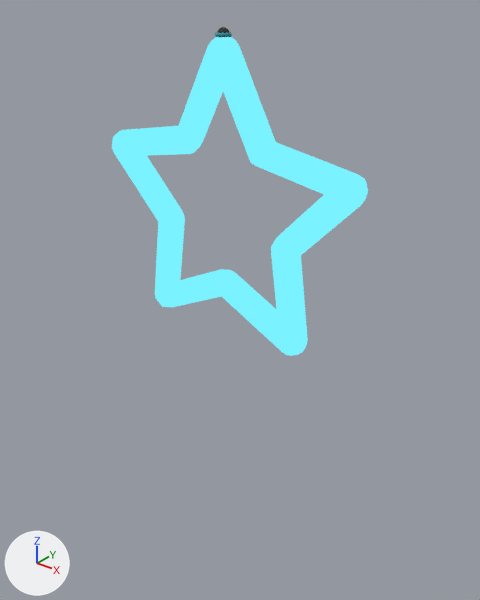
An edit to the glTF model tubeStar.gltf, drawn before and after from the same camera.
One viewpoint serves both versions: a 50 mm camera at (4.33, -5.16, 3.64) aimed at (0.03, 0.21, 0.31). Lighting does not change. The marker at lower left points along +X, +Y and +Z. Where no turn or scale is listed for an object, it has been applied to the vertices.

Before the edit, the objects in view are built like this:
```python
ob_capsule = bpy.data.objects.new('Capsule', me_mesh_0)
ob_capsule.location = (0.98, 0.0, 2.02)
ob_capsule_001 = bpy.data.objects.new('Capsule.001', me_mesh_1)
ob_capsule_001.location = (1.13, 0.0, 1.54)
ob_capsule_004 = bpy.data.objects.new('Capsule.004', me_mesh_3)
ob_capsule_004.location = (0.86, 0.0, 0.67)
ob_capsule_005 = bpy.data.objects.new('Capsule.005', me_mesh_4)
ob_capsule_005.location = (0.45, 0.0, 0.38)
ob_capsule_006 = bpy.data.objects.new('Capsule.006', me_mesh_5)
ob_capsule_006.location = (-0.46, 0.0, 0.38)
ob_capsule_007 = bpy.data.objects.new('Capsule.007', me_mesh_6)
ob_capsule_007.location = (-0.87, 0.0, 0.67)
ob_capsule_008 = bpy.data.objects.new('Capsule.008', me_mesh_7)
ob_capsule_008.location = (-1.15, 0.0, 1.54)
ob_capsule_009 = bpy.data.objects.new('Capsule.009', me_mesh_8)
ob_capsule_009.location = (-1.0, 0.0, 2.01)
ob_capsule_010 = bpy.data.objects.new('Capsule.010', me_mesh_9)
ob_capsule_010.location = (-0.25, 0.0, 2.56)
# also in view: 'Capsule.011' at (0.25, 0.0, 2.56)
```
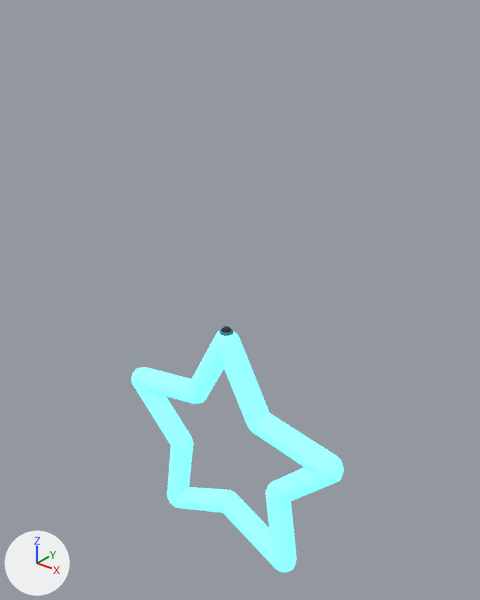
Edits to the bpy script that builds the scene:
```text
Change mat_material_0:
    remove # nodes: BsdfTransparent, Emission, LightPath, MixShader, OutputMaterial
    nodes: BsdfPrincipled, OutputMaterial
Change mat_material_1:
    remove # nodes: BsdfTransparent, Emission, LightPath, MixShader, OutputMaterial
    nodes: BsdfPrincipled, OutputMaterial
Change mat_material_3:
    remove # nodes: BsdfTransparent, Emission, LightPath, MixShader, OutputMaterial
    nodes: BsdfPrincipled, OutputMaterial
Change mat_material_4:
    remove # nodes: BsdfTransparent, Emission, LightPath, MixShader, OutputMaterial
    nodes: BsdfPrincipled, OutputMaterial
Change mat_material_5:
    remove # nodes: BsdfTransparent, Emission, LightPath, MixShader, OutputMaterial
    nodes: BsdfPrincipled, OutputMaterial
Change mat_material_6:
    remove # nodes: BsdfTransparent, Emission, LightPath, MixShader, OutputMaterial
    nodes: BsdfPrincipled, OutputMaterial
Change mat_material_7:
    remove # nodes: BsdfTransparent, Emission, LightPath, MixShader, OutputMaterial
    nodes: BsdfPrincipled, OutputMaterial
Change mat_material_8:
    remove # nodes: BsdfTransparent, Emission, LightPath, MixShader, OutputMaterial
    nodes: BsdfPrincipled, OutputMaterial
Change mat_material_9:
    remove # nodes: BsdfTransparent, Emission, LightPath, MixShader, OutputMaterial
    nodes: BsdfPrincipled, OutputMaterial
Change mat_material_10:
    remove # nodes: BsdfTransparent, Emission, LightPath, MixShader, OutputMaterial
    nodes: BsdfPrincipled, OutputMaterial
Change ob_capsule:
    ob_capsule.location: (0.98, 0.0, 2.02) -> (0.98, 0.0, -1.15)
Change ob_capsule_001:
    ob_capsule_001.location: (1.13, 0.0, 1.54) -> (1.13, 0.0, -1.62)
Change ob_capsule_004:
    ob_capsule_004.location: (0.86, 0.0, 0.67) -> (0.86, 0.0, -2.5)
Change ob_capsule_005:
    ob_capsule_005.location: (0.45, 0.0, 0.38) -> (0.45, 0.0, -2.79)
Change ob_capsule_006:
    ob_capsule_006.location: (-0.46, 0.0, 0.38) -> (-0.46, 0.0, -2.79)
Change ob_capsule_007:
    ob_capsule_007.location: (-0.87, 0.0, 0.67) -> (-0.87, 0.0, -2.5)
Change ob_capsule_008:
    ob_capsule_008.location: (-1.15, 0.0, 1.54) -> (-1.15, 0.0, -1.63)
Change ob_capsule_009:
    ob_capsule_009.location: (-1.0, 0.0, 2.01) -> (-1.0, 0.0, -1.15)
Change ob_capsule_010:
    ob_capsule_010.location: (-0.25, 0.0, 2.56) -> (-0.25, 0.0, -0.61)
Change ob_capsule_011:
    ob_capsule_011.location: (0.25, 0.0, 2.56) -> (0.25, 0.0, -0.61)
Change ob_torus:
    ob_torus.location: (0.0, 0.0, 3.15) -> (0.0, 0.0, -0.03)
Change ob_sphere:
    ob_sphere.location: (0.0, 0.0, 3.16) -> (0.0, 0.0, -0.02)
```

What differs and where, as boxes (x1, y1, x2, y2) in the pictures (480 x 600 px):
'Capsule.011', recoloured, moved: before (212, 37, 276, 161); after (217, 331, 269, 431)
'Capsule', recoloured, moved: before (249, 141, 367, 196); after (247, 413, 343, 478)
'Capsule.001', recoloured, moved: before (271, 186, 368, 258); after (266, 467, 344, 504)
'Capsule.004', recoloured, moved: before (271, 249, 308, 355); after (266, 495, 297, 572)
'Capsule.005', recoloured, moved: before (214, 270, 298, 356); after (218, 490, 285, 573)
'Capsule.010', recoloured, moved: before (176, 37, 223, 151); after (187, 331, 224, 403)
'Capsule.008', recoloured, moved: before (112, 141, 184, 226); after (131, 376, 193, 451)
'Capsule.009', recoloured, moved: before (112, 126, 201, 156); after (132, 367, 203, 404)
'Capsule.007', recoloured, moved: before (155, 209, 185, 303); after (167, 436, 193, 502)
'Capsule.006', recoloured, moved: before (157, 269, 234, 307); after (169, 487, 235, 513)
'Torus', moved: before (215, 32, 232, 37); after (220, 329, 233, 336)
'Sphere', moved: before (217, 27, 229, 33); after (221, 326, 231, 333)
